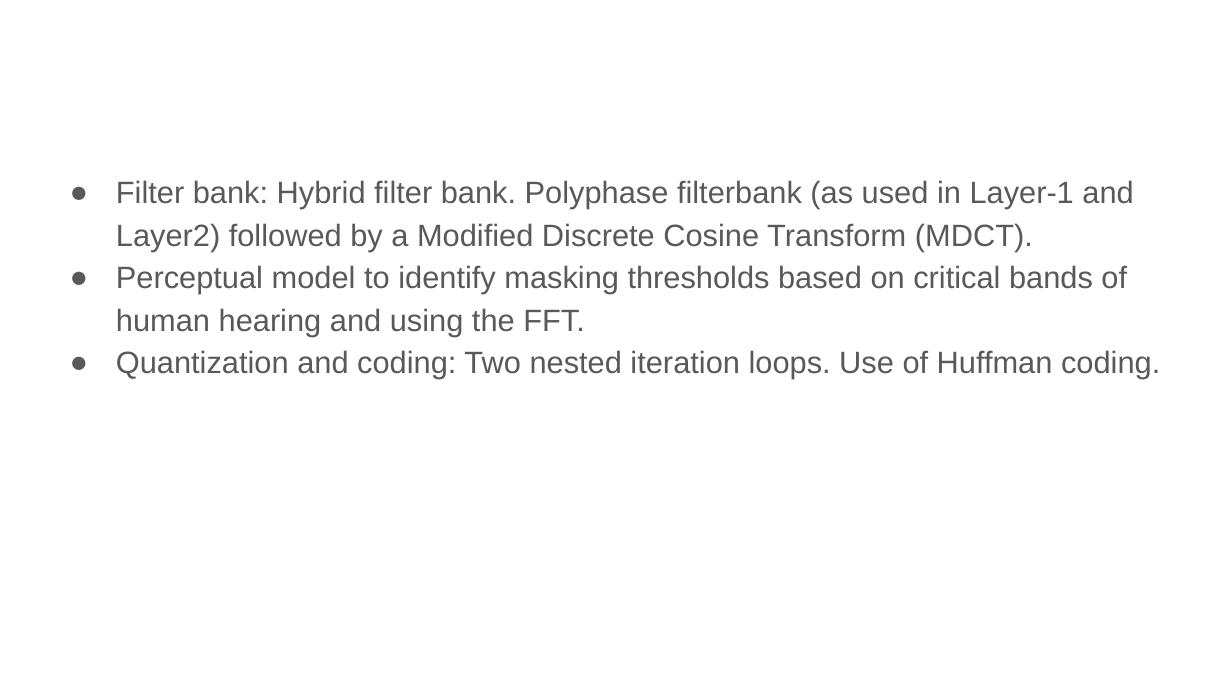
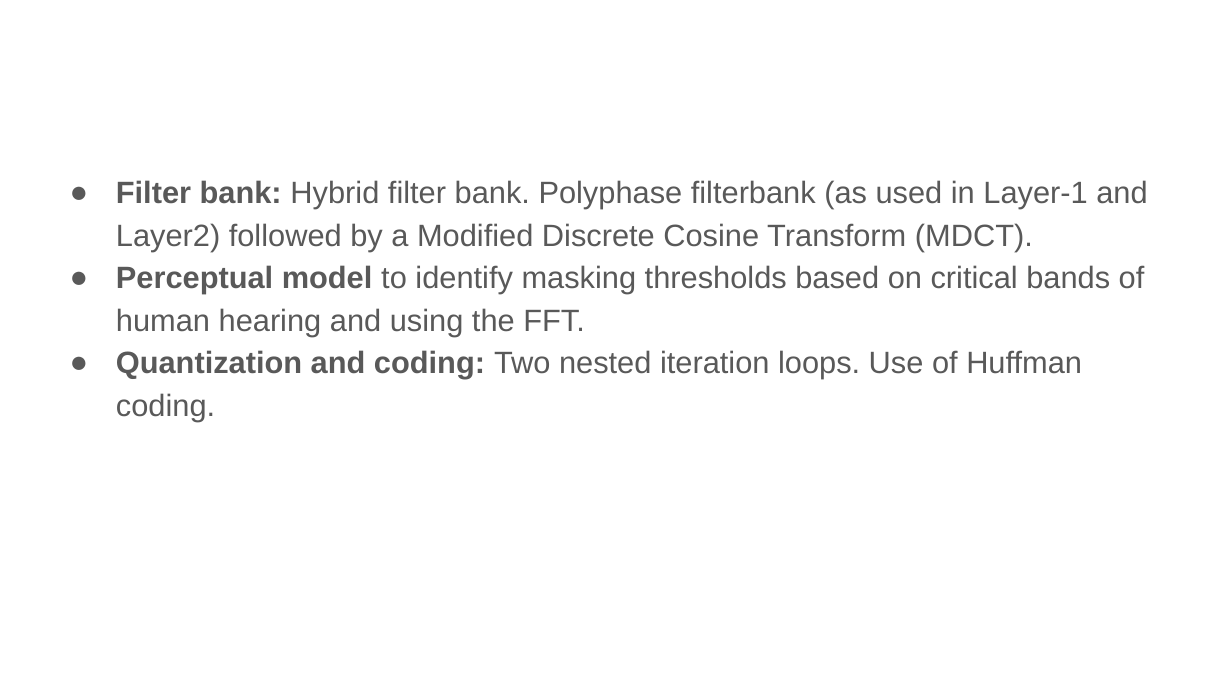
Before and after one commit to xserra/audio-coding-materials, a slide deck: slide 9 of lectures/5. Audio coding standards.pptx. Drawn at 1232x693 pixels with LibreOffice and Linux fonts; fonts in the diff are those of the drawing. Boxes give left, top, right and bottom in pixels: in the first picture for what was removed or moved away, otherwise in the second. Text is boxed around its words. In the diff, an @@ line names an element or a change of style, - is before the commit and + after.

Commit message:
changed smoe slides, specially the ones on loss-less coding, and added ffmpeg

```diff
--- a/lectures/5. Audio coding standards.pptx
+++ b/lectures/5. Audio coding standards.pptx
@@ text "Filter bank: Hybrid filter bank. ..." at [116,180,1147,421]: bold on in "Filter bank:", "Perceptual model", "Quantization and coding:" @@
```
Also in this commit, not shown: 6 other slides changed, 2 slides added, 1 slide removed.
